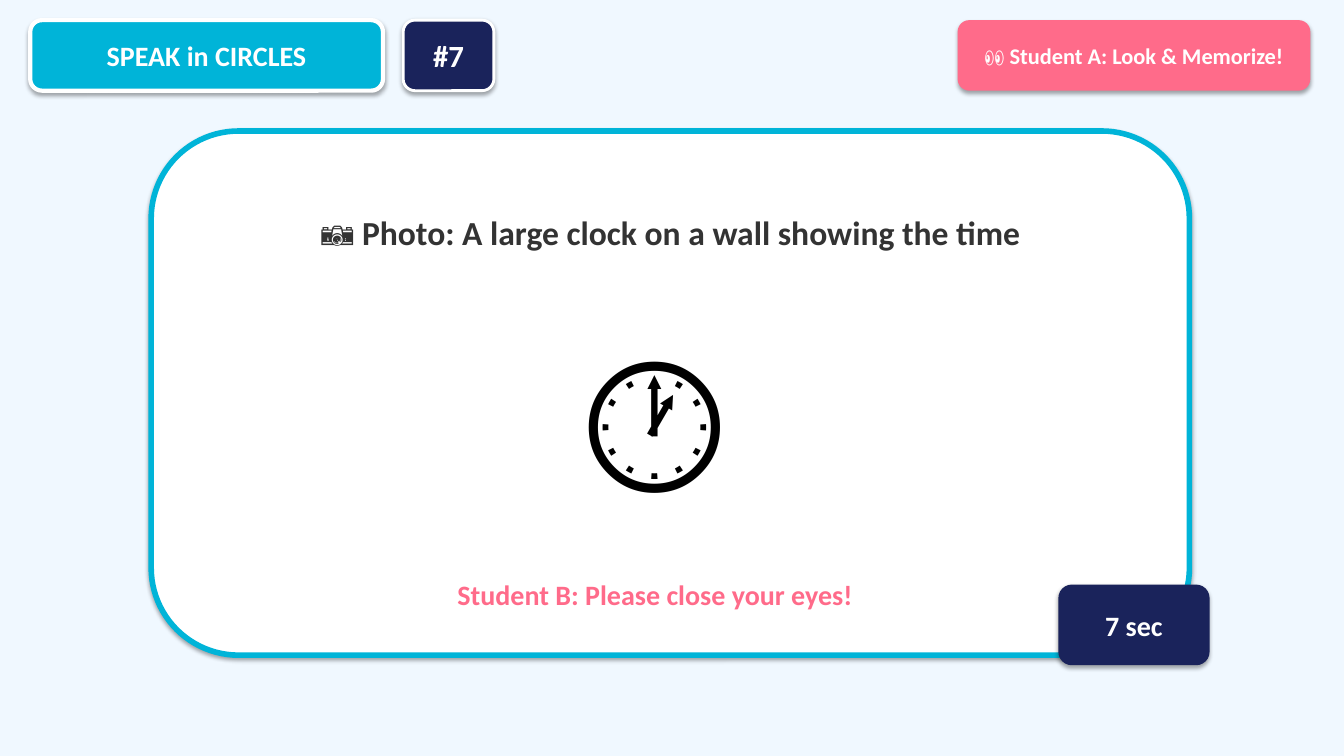
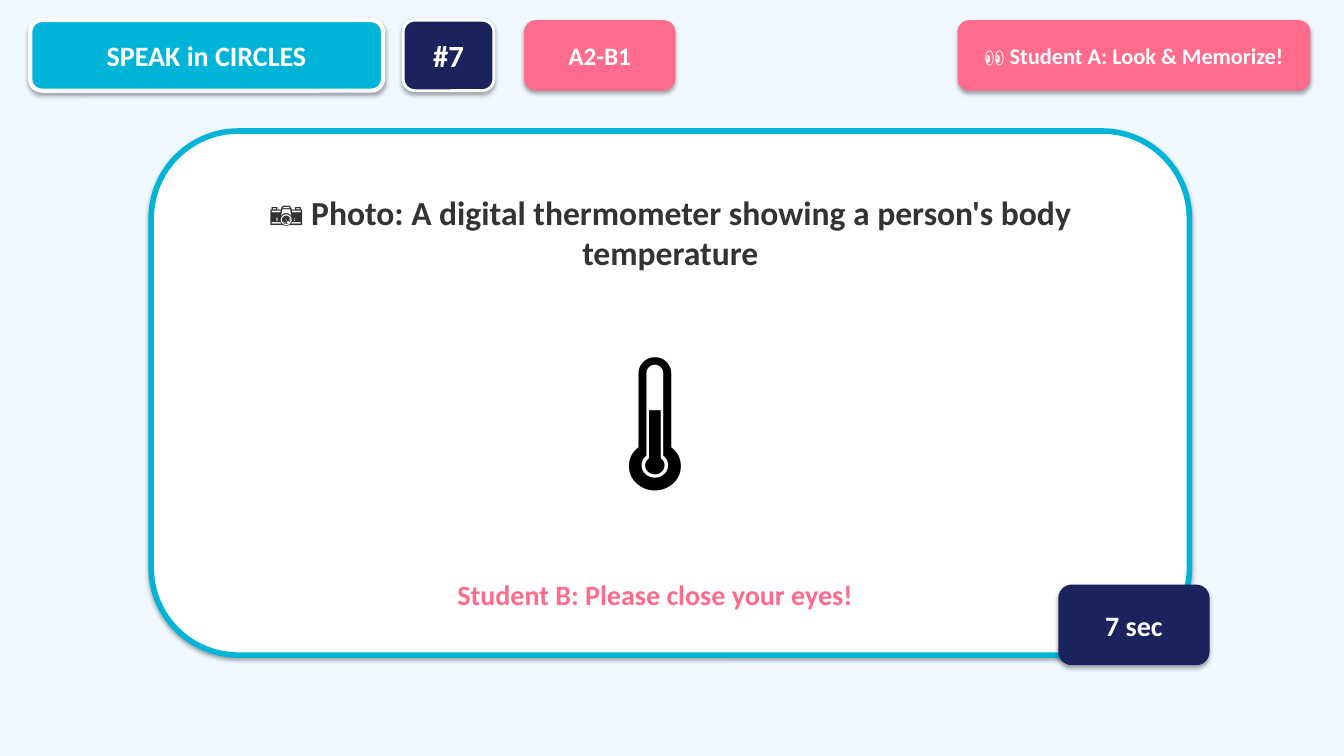
Before and after one commit to macsa2ki25-eng/SpecialAigent, a slide deck: slide 20 of Speak_in_Circles_Activity.pptx. Drawn at 1344x756 pixels with LibreOffice and Linux fonts; fonts in the diff are those of the drawing. Boxes give left, top, right and bottom in pixels: in the first picture for what was removed or moved away, otherwise in the second. Text is boxed around its words. In the diff, an @@ line names an element or a change of style, - is before the commit and + after.

```diff
--- a/Speak_in_Circles_Activity.pptx
+++ b/Speak_in_Circles_Activity.pptx
@@ rounded rectangle added at box(524, 20, 676, 91), fill #FF6B8A, 18 pt, text #FFFFFF, bold @@
+A2-B1
@@ text at box(311, 201, 1071, 271): text changed @@
-📷 Photo: A large clock on a wall showing the time
+📷 Photo: A digital thermometer showing a person's body temperature
@@ text at box(302, 282, 1008, 534): text changed @@
-🕐
+🌡️
```
Also in this commit, not shown: 30 other slides changed, 1 other file.
